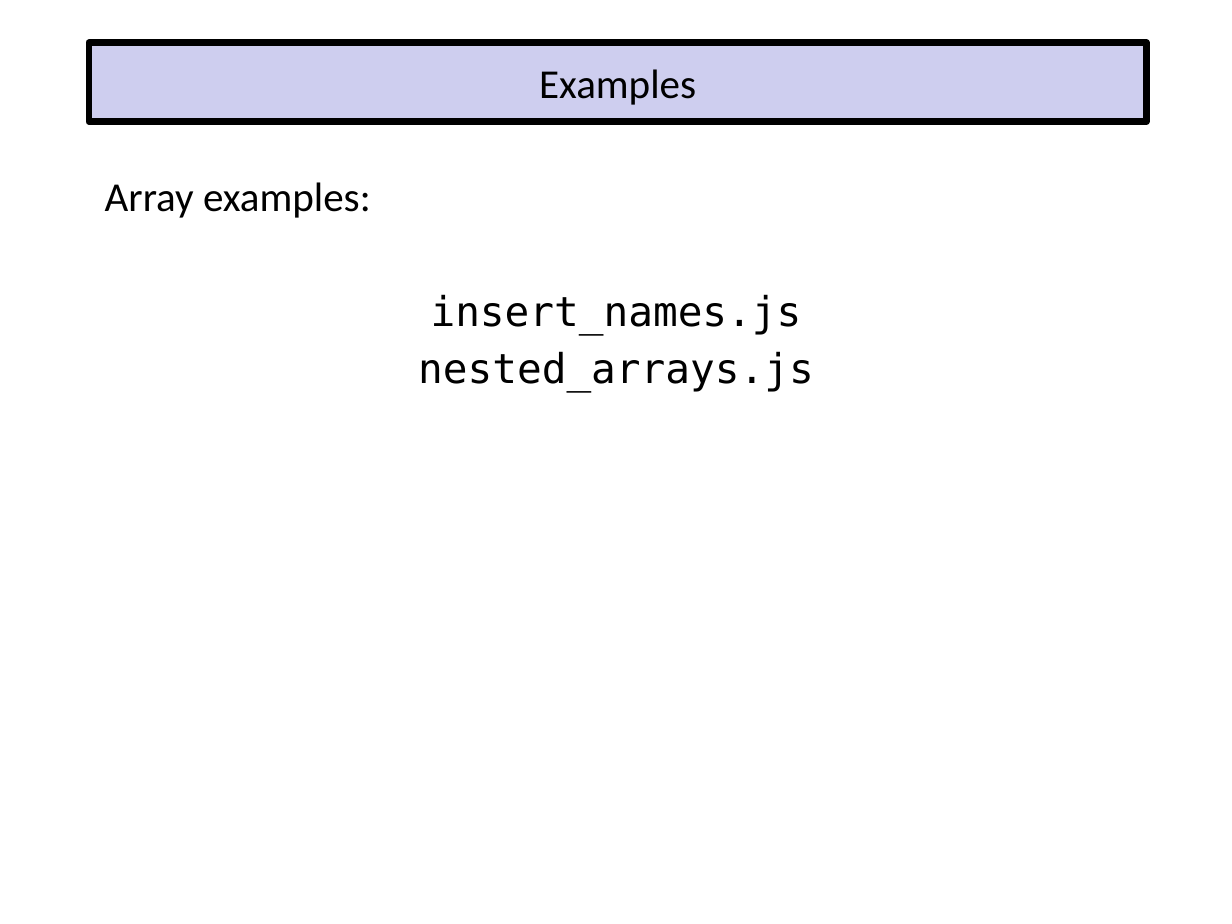
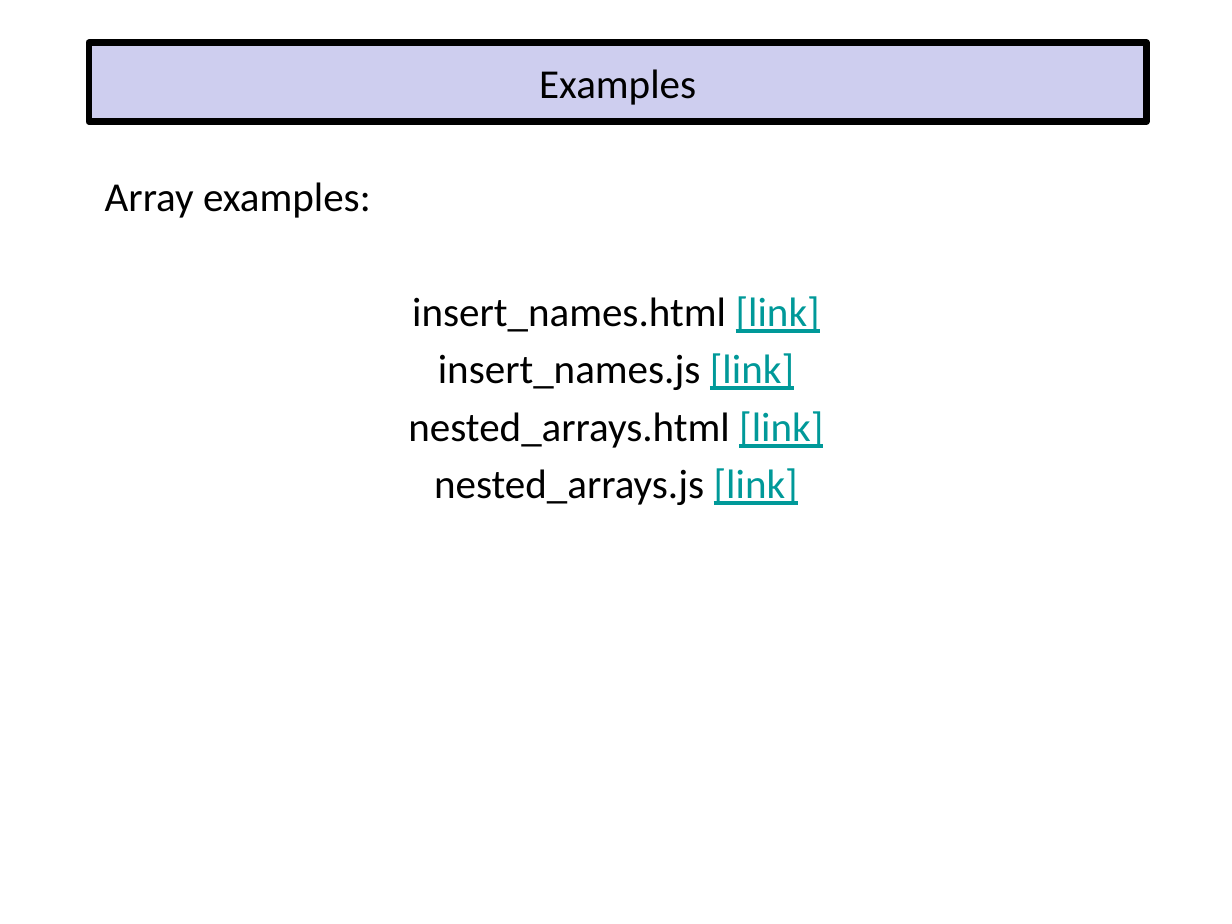
Before and after one commit to EricJPogue/www-epogue-info, a slide deck: slide 60 of CPSC-24700/Presentations/javascript-basics.pptx. Drawn at 1232x924 pixels with LibreOffice and Linux fonts; fonts in the diff are those of the drawing. Boxes give left, top, right and bottom in pixels: in the first picture for what was removed or moved away, otherwise in the second. Text is boxed around its words. In the diff, an @@ line names an element or a change of style, - is before the commit and + after.

```diff
--- a/CPSC-24700/Presentations/javascript-basics.pptx
+++ b/CPSC-24700/Presentations/javascript-basics.pptx
@@ text at (408, 296, 823, 505): text changed; font DejaVu Sans Mono to Calibri @@
-insert_names.js
-nested_arrays.js
+insert_names.html [link]
+insert_names.js [link]
+nested_arrays.html [link]
+nested_arrays.js [link]
```
Also in this commit, not shown: 2 other slides changed, 6 other files.
